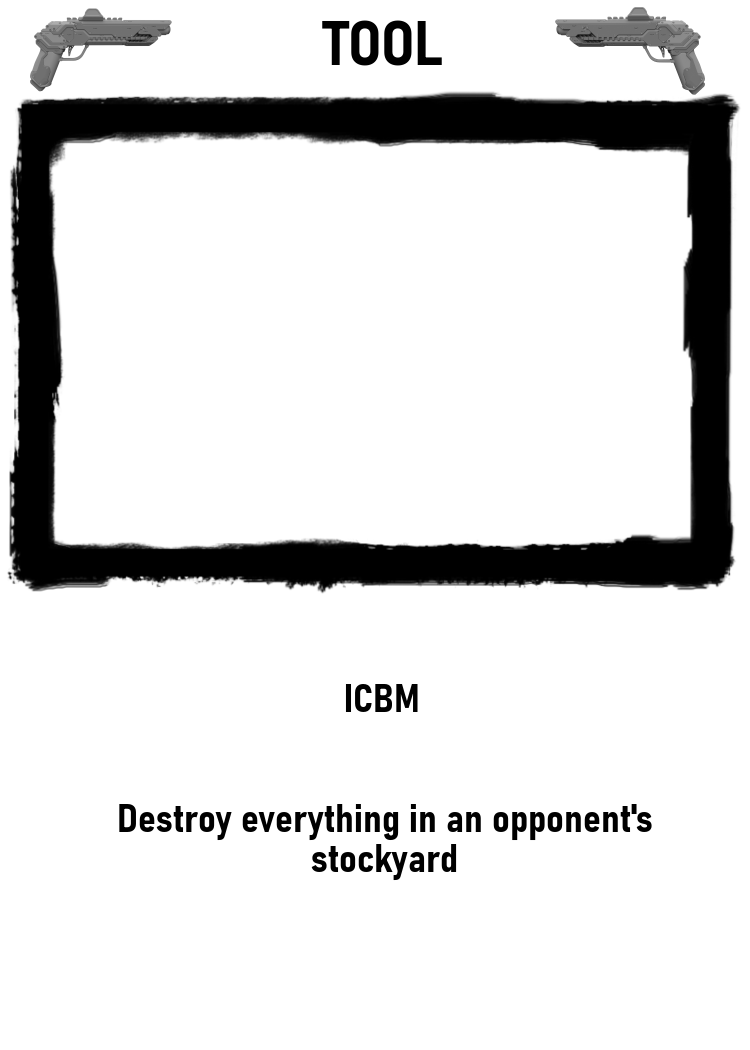
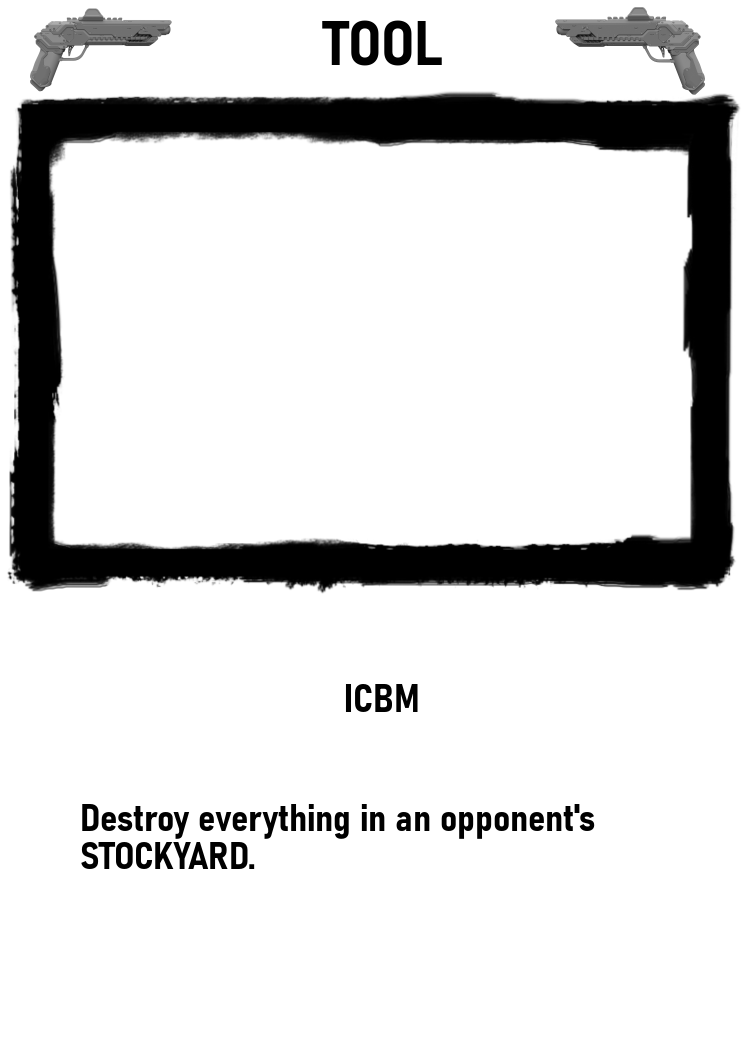
Before/after of a (750, 1050) layered artwork. What changed in the layer stack:
painted on "Destroy everything in an oppon..." over [81, 804, 652, 881]
